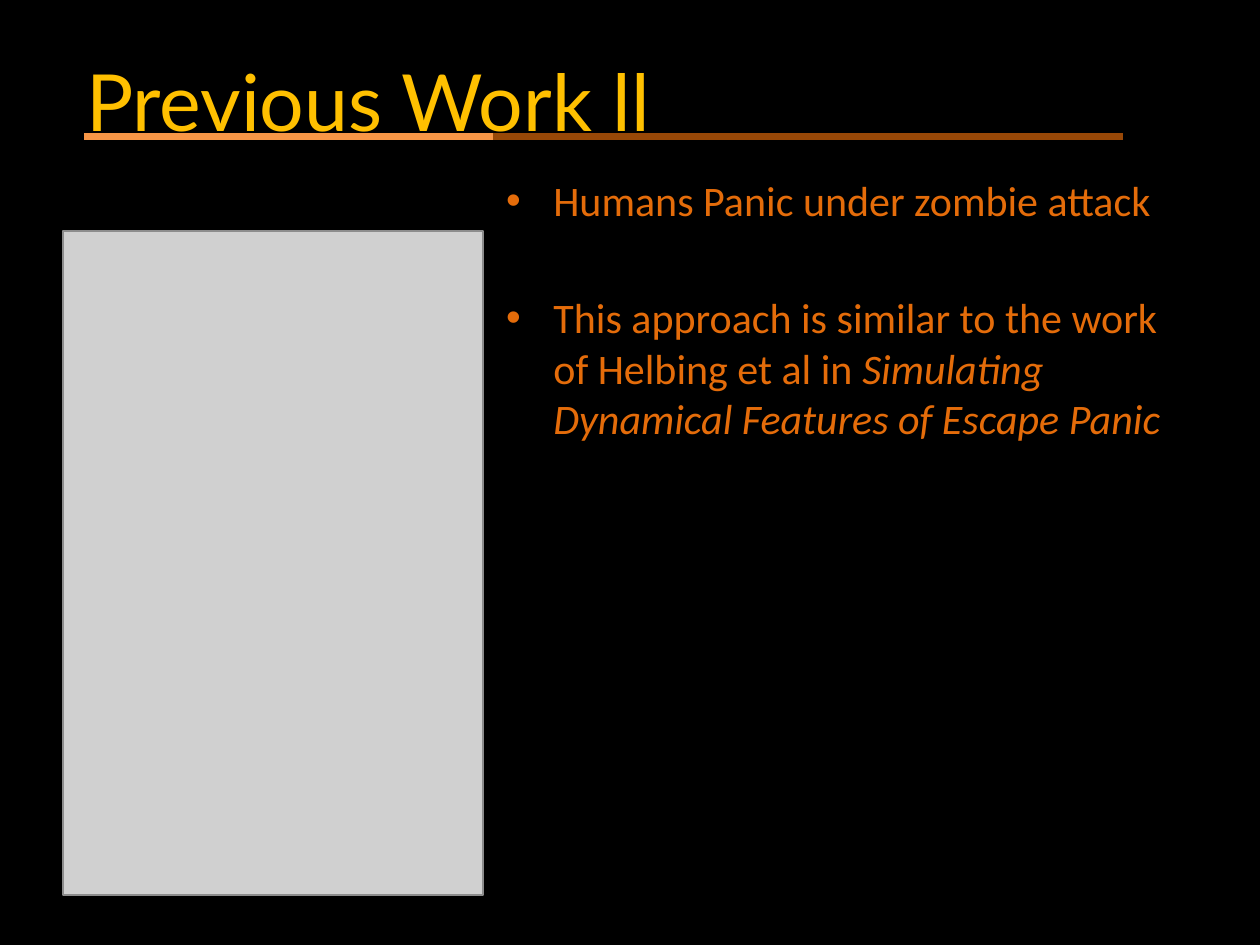
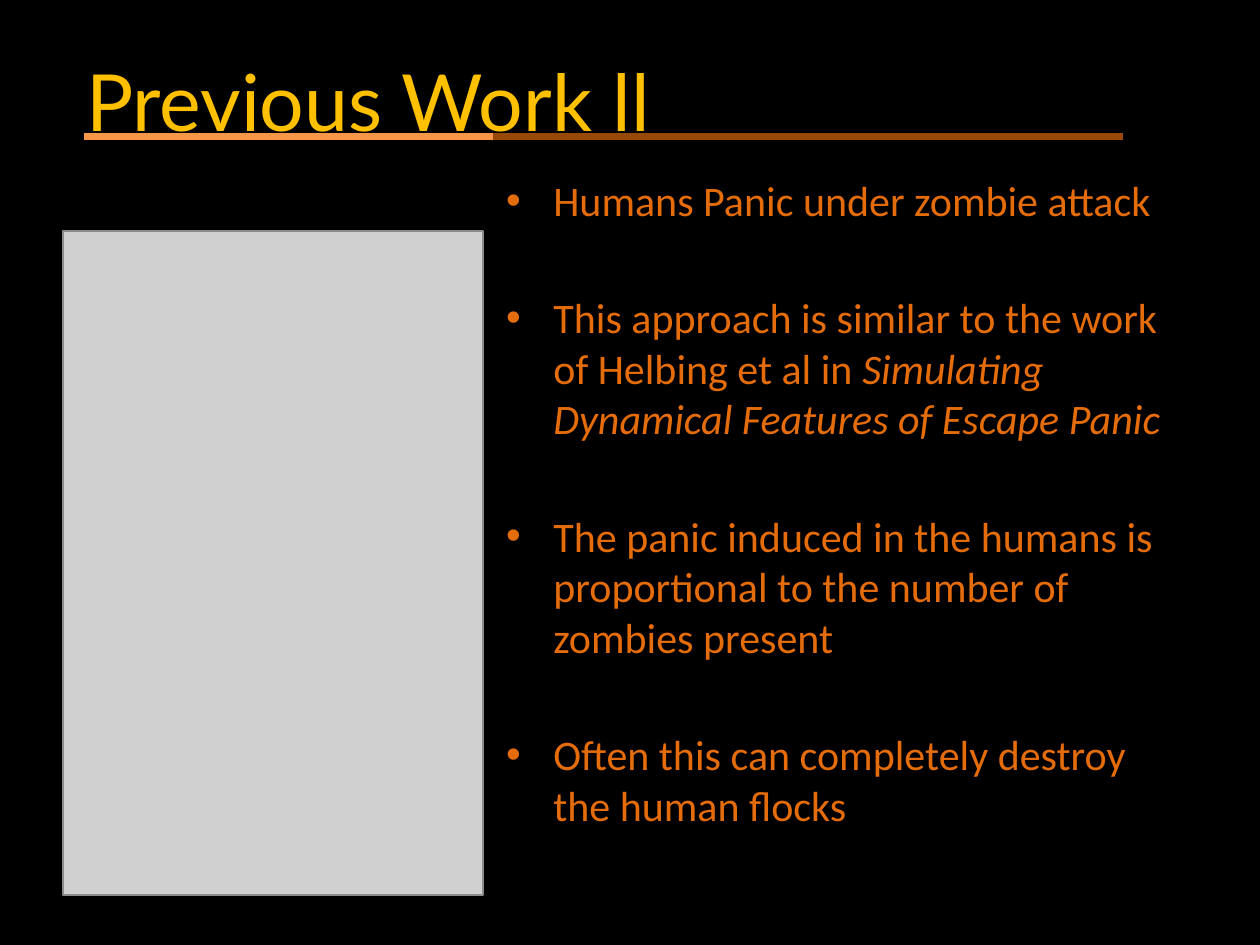
Before and after one commit to anasazi/Swarm-AI---Zombies, a slide deck: slide 3 of ZombieOutbreak.pptx. Drawn at 1260x945 pixels with LibreOffice and Linux fonts; fonts in the diff are those of the drawing; grey boxes stand for pictures. Boxes give left, top, right and bottom in pixels: in the first picture for what was removed or moved away, otherwise in the second. Text is boxed around its words. In the diff, an @@ line names an element or a change of style, - is before the commit and + after.

```diff
--- a/ZombieOutbreak.pptx
+++ b/ZombieOutbreak.pptx
@@ text at (553,523,1153,822): paragraphs added @@
+• The panic induced in the humans is proportional to the number of zombies present
+• Often this can completely destroy the human flocks
```
Also in this commit, not shown: 1 other slide changed, 2 other files.
